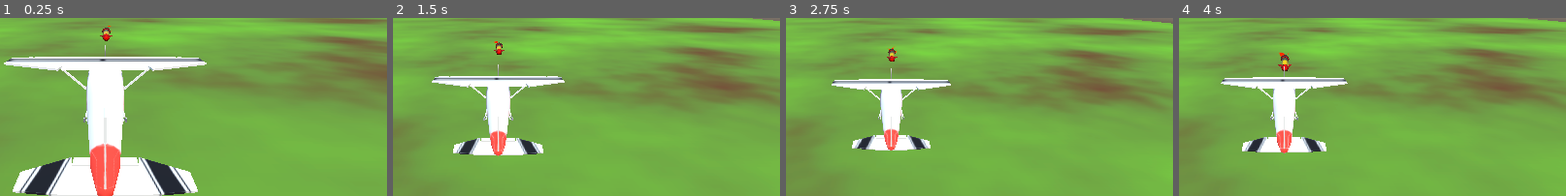
Above: before the commit, frames 1-4 (left to right).
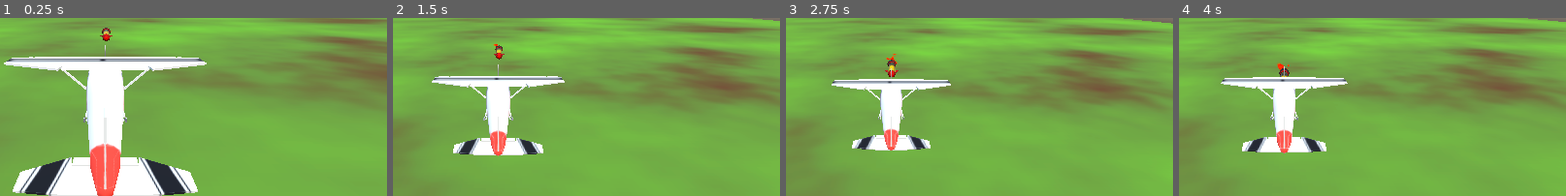
Above: after the commit, the same moments.

Repository: terumafu/practiceplanegame
Game: Godot game, scene res://scenes/game.tscn
Two runs of this game, one before a commit and one after it. Both use one fixed random seed, a clock stepped at 60 frames per second and the inputs below.
Inputs (mouse positions are % of the whole screen's width and height, from its top left):
- Up to frame 1 (0.25 s): no input
- Up to frame 2 (1.5 s): tap Enter at 0.5 s; move the mouse to (72, 33) at 0.52 s; hold D (RollRight) 0.53-1.28 s; tap Mouse wheel up (ZoomIn) at 0.6 s; move the mouse to (30, 45) at 1.27 s; hold S (PitchDown) from 1.28 s (still down); tap Mouse wheel down (ZoomOut) at 1.35 s
- Up to frame 3 (2.75 s): move the mouse to (60, 12) at 2.02 s; release S (PitchDown) at 2.03 s; hold D (RollRight) from 2.03 s (still down); tap Mouse wheel up (ZoomIn) at 2.1 s
- Up to frame 4 (4 s): move the mouse to (45, 63) at 2.77 s; release D (RollRight) at 2.78 s; hold W (PitchUp) 2.78-3.53 s; tap Mouse wheel down (ZoomOut) at 2.85 s; move the mouse to (80, 57) at 3.52 s; hold A (RollLeft) from 3.53 s (still down); tap Mouse wheel up (ZoomIn) at 3.6 s
The pictures show only the part of the screen within x 36-86%, y 25-75%; the shares and areas given below are measured in that part.

The runs differ from the first frame. In frame 1, less than 0.1% of the frame differs, in the area x 26-29%, y 4-13%; in frame 2, 0.2%; in frame 3, 0.3%, in the area x 25-30%, y 15-34%; in frame 4, 0.3%.

Commit message:
Input map (sorry I forgot this)
You can also control with a joypad

Diff:
--- a/project.godot
+++ b/project.godot
@@ -21,31 +21,10 @@
 
 [input]
 
-w={
-"deadzone": 0.5,
-"events": [Object(InputEventKey,"resource_local_to_scene":false,"resource_name":"","device":-1,"window_id":0,"alt_pressed":false,"shift_pressed":false,"ctrl_pressed":false,"meta_pressed":false,"pressed":false,"keycode":0,"physical_keycode":87,"key_label":0,"unicode":119,"echo":false,"script":null)
-]
-}
-a={
-"deadzone": 0.5,
-"events": [Object(InputEventKey,"resource_local_to_scene":false,"resource_name":"","device":-1,"window_id":0,"alt_pressed":false,"shift_pressed":false,"ctrl_pressed":false,"meta_pressed":false,"pressed":false,"keycode":0,"physical_keycode":65,"key_label":0,"unicode":97,"echo":false,"script":null)
-]
-}
-s={
-"deadzone": 0.5,
-"events": [Object(InputEventKey,"resource_local_to_scene":false,"resource_name":"","device":-1,"window_id":0,"alt_pressed":false,"shift_pressed":false,"ctrl_pressed":false,"meta_pressed":false,"pressed":false,"keycode":0,"physical_keycode":83,"key_label":0,"unicode":115,"echo":false,"script":null)
-]
-}
-d={
-"deadzone": 0.5,
-"events": [Object(InputEventKey,"resource_local_to_scene":false,"resource_name":"","device":-1,"window_id":0,"alt_pressed":false,"shift_pressed":false,"ctrl_pressed":false,"meta_pressed":false,"pressed":false,"keycode":0,"physical_keycode":68,"key_label":0,"unicode":100,"echo":false,"script":null)
-]
-}
 SpeedUp={
 "deadzone": 0.5,
-"events": [Object(InputEventKey,"resource_local_to_scene":false,"resource_name":"","device":-1,"window_id":0,"alt_pressed":false,"shift_pressed":false,"ctrl_pressed":false,"meta_pressed":false,"pressed":false,"keycode":0,"physical_keycode":69,"key_label":0,"unicode":101,"echo":false,"script":null)
-, Object(InputEventJoypadMotion,"resource_local_to_scene":false,"resource_name":"","device":-1,"axis":5,"axis_value":1.0,"script":null)
-, Object(InputEventKey,"resource_local_to_scene":false,"resource_name":"","device":-1,"window_id":0,"alt_pressed":false,"shift_pressed":false,"ctrl_pressed":false,"meta_pressed":false,"pressed":false,"keycode":0,"physical_keycode":85,"key_label":0,"unicode":117,"echo":false,"script":null)
+"events": [Object(InputEventJoypadMotion,"resource_local_to_scene":false,"resource_name":"","device":-1,"axis":5,"axis_value":1.0,"script":null)
+, Object(InputEventKey,"resource_local_to_scene":false,"resource_name":"","device":-1,"window_id":0,"alt_pressed":false,"shift_pressed":false,"ctrl_pressed":false,"meta_pressed":false,"pressed":false,"keycode":0,"physical_keycode":32,"key_label":0,"unicode":32,"echo":false,"script":null)
 ]
 }
 RollLeft={
--- a/scripts/Missiles.gd
+++ b/scripts/Missiles.gd
@@ -21,7 +21,8 @@
 	lerp_3d_rotation(currentRot, rotation, turnSpeed * delta)
 
 	speed += (acceleration * delta) * slowDown
-	velocity -= global_transform.origin.normalized() * speed * delta
+	print(speed)
+	velocity -= global_transform.origin.normalized() * speed
 	slowDown = clamp(maxSpeed - velocity.distance_to(previousVel) / delta, 0, slowDownPoint) / slowDownPoint
 
 	previousVel = velocity
